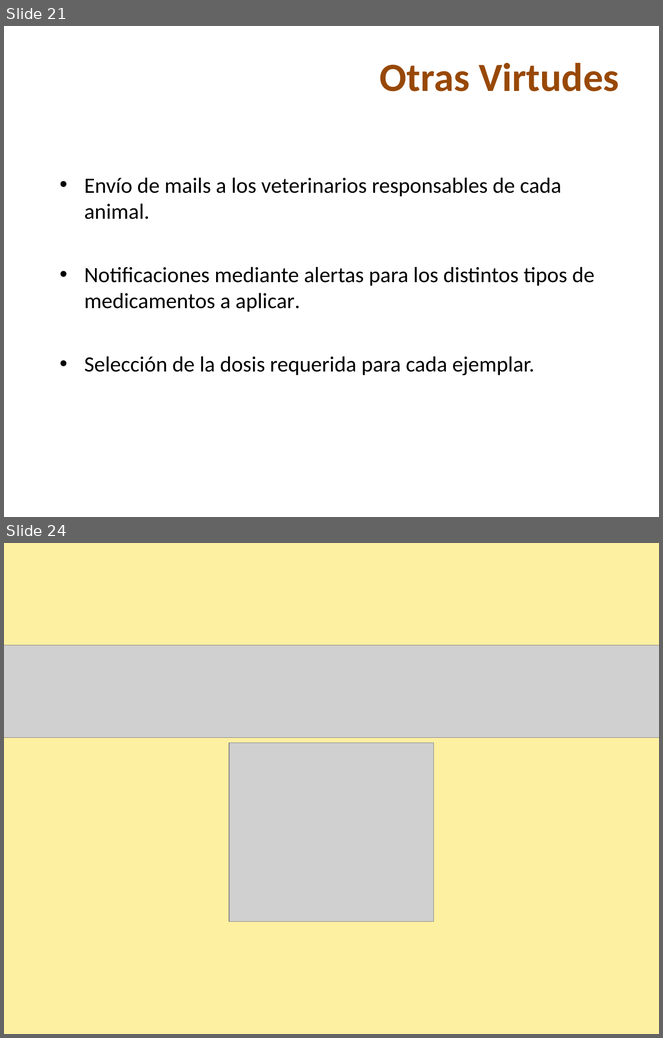
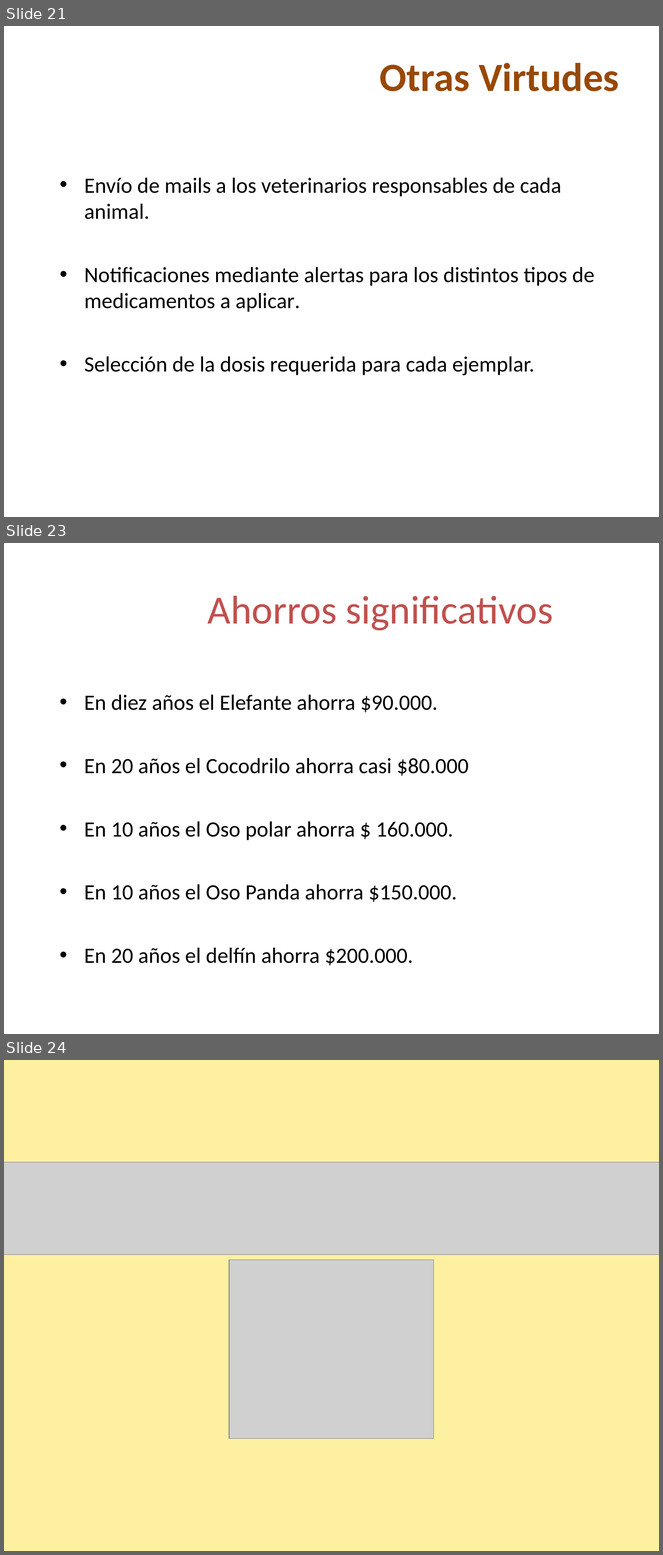
Before and after one commit to skiel85/taller-desarrollo-proyectos-i, a slide deck: Presentaciones/Demo Gerencial.ppt. Shown one above the other, each under a label of ours: slides 21 and 24 before the commit, slides 21, 23 and 24 after it; the slides between them are not shown. The pictures are 663x1038 and 663x1555 pixels, drawn with LibreOffice and Linux fonts; fonts in the diff are those of the drawing; grey boxes stand for pictures; background and template pictures are left out. Boxes give left, top, right and bottom in pixels: in the first picture for what was removed or moved away, otherwise in the second. Text is boxed around its words. In the diff, an @@ line names an element or a change of style, - is before the commit and + after.

```diff
--- a/Presentaciones/Demo Gerencial.ppt
+++ b/Presentaciones/Demo Gerencial.ppt
@@ slide 23 added at bbox=[4, 543, 659, 1034], background picture (left out) @@
@@ title added at bbox=[208, 596, 553, 630], 44 pt, text #C0504D @@
+Ahorros significativos
@@ text added at bbox=[84, 694, 469, 966], 24 pt, text #000000 @@
+• En diez años el Elefante ahorra $90.000.
+• En 20 años el Cocodrilo ahorra casi $80.000
+• En 10 años el Oso polar ahorra $ 160.000.
+• En 10 años el Oso Panda ahorra $150.000.
+• En 20 años el delfín ahorra $200.000.
```
Also in this commit, not shown: 1 slide changed.
